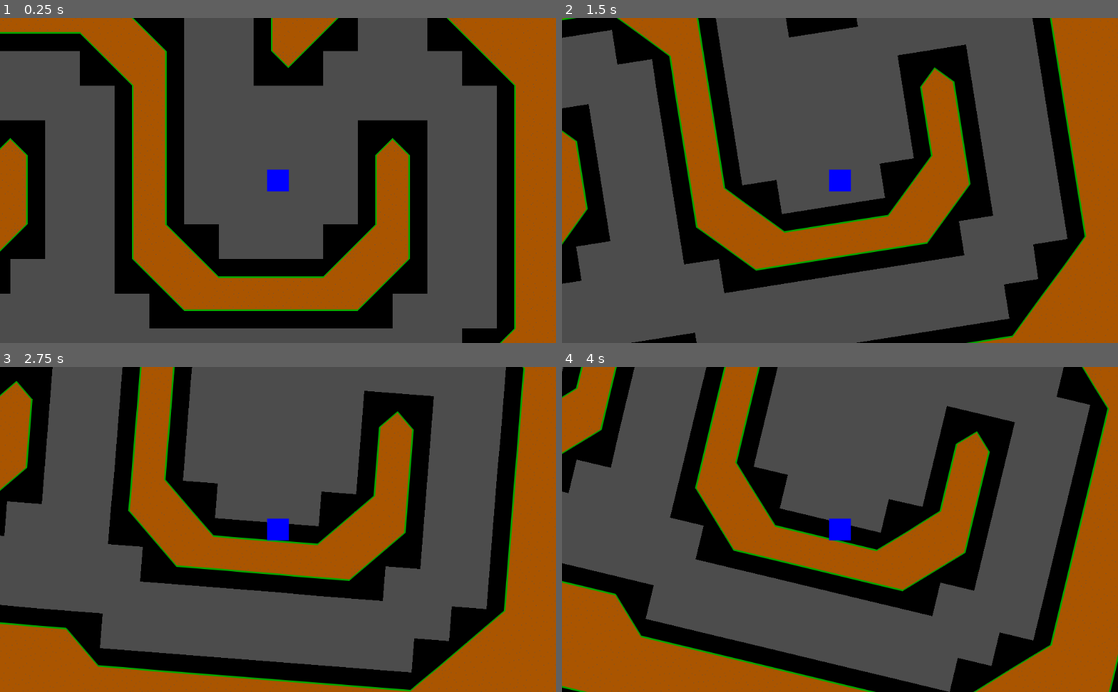
Above: before the commit, frames 1-4 (two rows, left to right).
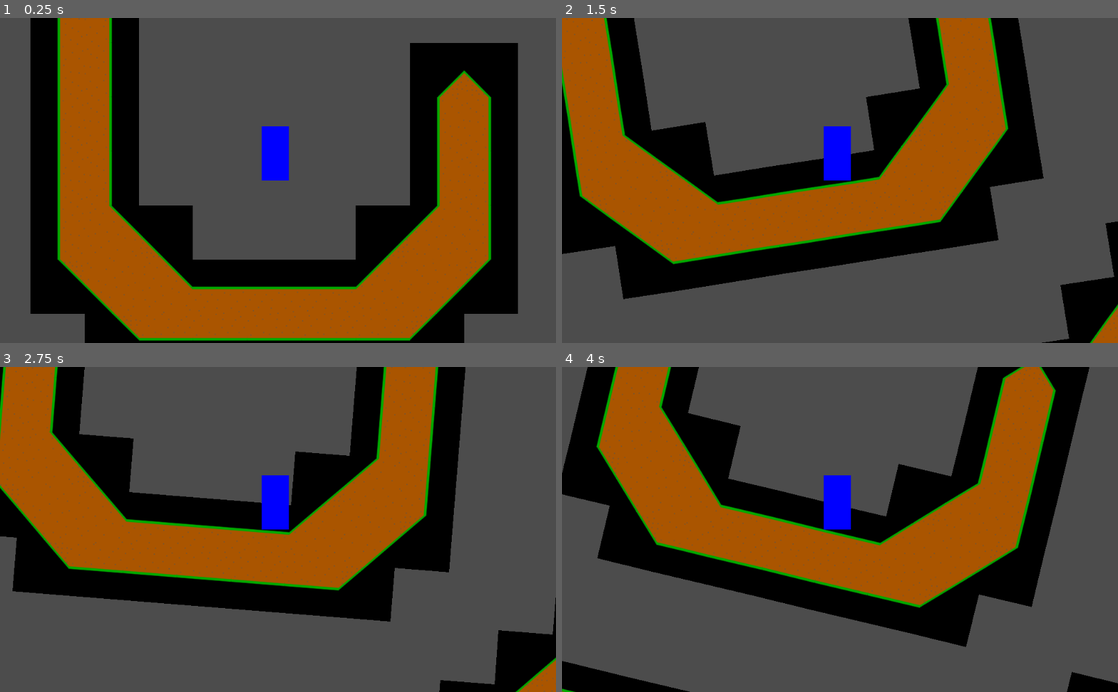
Above: after the commit, the same moments.

Repository: lwhjp/grun
Game: Godot game, scene res://Main.tscn
Two runs of this game, one before a commit and one after it. Both use one fixed random seed, a clock stepped at 60 frames per second and the inputs below.
Inputs (mouse positions are in pixels of both pictures, inside the frame that each line leads up to):
- Up to frame 1 (0.25 s): no input
- Up to frame 2 (1.5 s): move the mouse to (867, 180) at 0.52 s; move the mouse to (812, 180) at 1.27 s
- Up to frame 3 (2.75 s): move the mouse to (289, 523) at 2.02 s
- Up to frame 4 (4 s): move the mouse to (834, 536) at 2.77 s; move the mouse to (878, 532) at 3.52 s

The runs differ from the first frame. In frame 1, 63% of the frame differs, in the area x 0-100%, y 0-100%; in frame 2, 57%; in frame 3, 59%; in frame 4, 65%.

Commit message:
better player movement

Diff:
--- a/GravityRunner/Main.gd
+++ b/GravityRunner/Main.gd
@@ -8,6 +8,6 @@
 func _input(event):
 	if event is InputEventMouseMotion:
 		tilt += PI * event.relative.x / get_viewport().size.x
-		$WorldGravity.gravity_vec = Vector2.DOWN.rotated(-tilt)
+		$Player.gravity_direction = Vector2.DOWN.rotated(-tilt)
 	elif event.is_action_pressed('ui_cancel'):
 		get_tree().notification(MainLoop.NOTIFICATION_WM_QUIT_REQUEST)
--- a/GravityRunner/Main.tscn
+++ b/GravityRunner/Main.tscn
@@ -1,28 +1,18 @@
-[gd_scene load_steps=5 format=2]
+[gd_scene load_steps=4 format=2]
 
 [ext_resource path="res://Player.tscn" type="PackedScene" id=1]
 [ext_resource path="res://Map01.tscn" type="PackedScene" id=2]
 [ext_resource path="res://Main.gd" type="Script" id=3]
 
-[sub_resource type="RectangleShape2D" id=1]
-extents = Vector2( 1024, 1024 )
-
 [node name="Main" type="Node"]
 script = ExtResource( 3 )
-
-[node name="WorldGravity" type="Area2D" parent="."]
-visible = false
-space_override = 3
-
-[node name="CollisionShape2D" type="CollisionShape2D" parent="WorldGravity"]
-position = Vector2( 1024, 1024 )
-shape = SubResource( 1 )
 
 [node name="Map01" parent="." instance=ExtResource( 2 )]
 
 [node name="Player" parent="." instance=ExtResource( 1 )]
-position = Vector2( 1452.52, 1452.42 )
+position = Vector2( 225.325, 231.767 )
 
 [node name="Camera" type="Camera2D" parent="Player"]
 rotating = true
 current = true
+zoom = Vector2( 0.1, 0.1 )
--- a/GravityRunner/Map01.tscn
+++ b/GravityRunner/Map01.tscn
@@ -164,6 +164,7 @@
 0/z_index = 0
 
 [node name="Map01" type="TileMap"]
+scale = Vector2( 0.156, 0.156 )
 tile_set = SubResource( 1 )
 format = 1
 tile_data = PoolIntArray( 0, 0, 196609, 1, 0, 3, 2, 0, 3, 3, 0, 3, 4, 0, 3, 5, 0, 3, 6, 0, 3, 7, 0, 3, 8, 0, 3, 9, 0, 3 …(10833 unchanged characters)…
--- a/GravityRunner/Player.gd
+++ b/GravityRunner/Player.gd
@@ -1,4 +1,9 @@
-extends RigidBody2D
+extends KinematicBody2D
 
-func _integrate_forces(state):
-	rotation = Vector2.DOWN.angle_to(state.total_gravity)
+export var gravity_direction = Vector2.DOWN
+var velocity = Vector2()
+
+func _physics_process(delta):
+	rotation = Vector2.DOWN.angle_to(gravity_direction)
+	velocity += delta * gravity_direction * 98
+	velocity = move_and_slide(velocity, -gravity_direction, true, 4, deg2rad(20), false)
--- a/GravityRunner/Player.tscn
+++ b/GravityRunner/Player.tscn
@@ -3,24 +3,23 @@
 [ext_resource path="res://Player.gd" type="Script" id=1]
 
 [sub_resource type="RectangleShape2D" id=1]
-extents = Vector2( 20, 20.25 )
+extents = Vector2( 2.5, 5 )
 
-[node name="Player" type="RigidBody2D"]
-mode = 2
+[node name="Player" type="KinematicBody2D"]
 script = ExtResource( 1 )
 __meta__ = {
 "_edit_group_": true
 }
 
 [node name="ColorRect" type="ColorRect" parent="."]
-margin_left = -20.0
-margin_top = -20.0
-margin_right = 20.0
-margin_bottom = 20.0
+margin_left = -2.5
+margin_top = -10.0
+margin_right = 2.5
 color = Color( 0, 0, 1, 1 )
 __meta__ = {
 "_edit_use_anchors_": false
 }
 
 [node name="CollisionShape2D" type="CollisionShape2D" parent="."]
+position = Vector2( 0, -5 )
 shape = SubResource( 1 )
